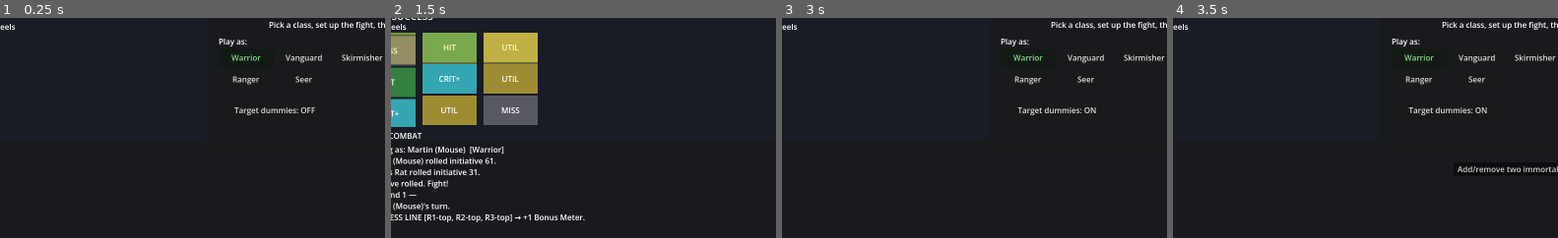
Above: before the commit, frames 1-4 (left to right).
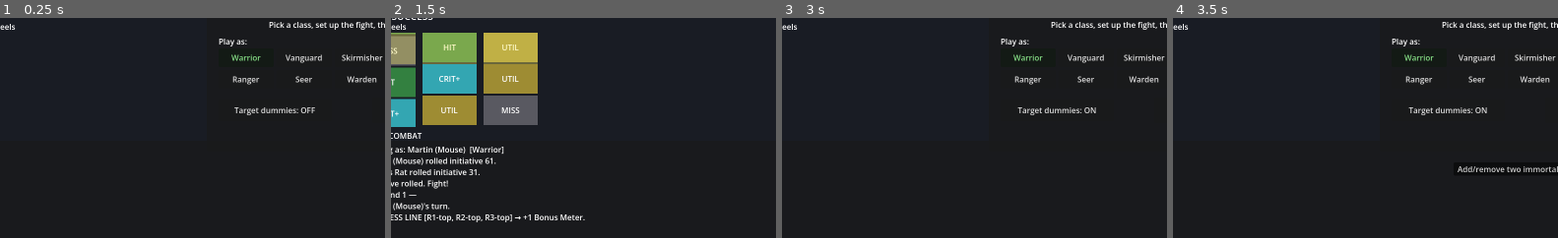
Above: after the commit, the same moments.

Repository: djkipyaboy/bunnies
Game: Godot game, scene res://combat/combat.tscn
Two runs of this game, one before a commit and one after it. Both use one fixed random seed, a clock stepped at 60 frames per second and the inputs below.
Inputs:
- Up to frame 1 (0.25 s): no input
- Up to frame 2 (1.5 s): click "BEGIN FIGHT" at 0.5 s; click "SPIN" at 1.25 s
- Up to frame 3 (3 s): click "Paylines" at 2 s; click "Target dummies: OFF" at 2.75 s
- Up to frame 4 (3.5 s): no input
The pictures show only the part of the screen within x 5-55%, y 39-89%; the shares and areas given below are measured in that part.

The runs differ from the first frame. In frame 1, 0.1% of the frame differs, in the area x 90-98%, y 26-30%; in frame 2, nothing differs; in frame 3, 0.1%; in frame 4, 0.1%.

Commit message:
feat(warden): register Warden class (Earth, Rallying Cry + Earthquake, meter 15)
Co-Authored-By: Claude Opus 4.8 <noreply@anthropic.com>

Diff:
--- a/combat/class_library.gd
+++ b/combat/class_library.gd
@@ -5,7 +5,7 @@
 ## returns a FRESH CharacterClass each call. Values are [ASSUMPTION] placeholders — tune by playtest.
 ## (CharacterClass is a Resource, so these can migrate to authored .tres later.)
 
-const IDS: Array[StringName] = [&"warrior", &"vanguard", &"skirmisher", &"chancer", &"ranger", &"seer"]
+const IDS: Array[StringName] = [&"warrior", &"vanguard", &"skirmisher", &"chancer", &"ranger", &"seer", &"warden"]
 
 static func _stats(mi: int, fi: int, vi: int, fo: int, gr: int, lu: int) -> Stats:
 	var s: Stats = Stats.new()
@@ -18,6 +18,7 @@
 	var storm: DamageType = load("res://combat/resources/types/storm.tres")
 	var piercing: DamageType = load("res://combat/resources/types/piercing.tres")
 	var mystic: DamageType = load("res://combat/resources/types/mystic.tres")
+	var earth: DamageType = load("res://combat/resources/types/earth.tres")
 	match id:
 		&"warrior":
 			# Balanced bruiser (the canonical Martin). Base ability Rend → stacking BLEED (§4B).
@@ -104,5 +105,20 @@
 			c.ability_id = &"select_fate"; c.ability_cost = 6; c.ability_resource = &"mana"
 			c.ultimate_id = &"big_bang"
 			return c
+		&"warden":
+			# Earth caster-guardian: 3-reel Earthstave, mana-only. Base Rallying Cry shields the party;
+			# Ultimate Earthquake nukes one + half-splashes others + STUNS every enemy hit (spec 2026-06-29).
+			var c: CharacterClass = CharacterClass.new()
+			c.display_name = "Warden (Mole)"; c.species = "Mole"
+			c.base_stats = _stats(1, 1, 3, 4, 2, 0)
+			c.weapon_base_damage = 9.0; c.weapon_type = earth; c.reel_count = 3
+			c.defense_type = earth
+			# [ASSUMPTION] HP 300 for testing; meter_cap 15 — match the Seer per player directive (15/15).
+			c.base_max_hp = 300; c.base_max_stamina = 0; c.base_meter_floor = 3; c.meter_cap = 15
+			# Mana-only: max = base 8 + Focus 4 = 12, starts full, +1/turn. [ASSUMPTION] tune by playtest.
+			c.base_max_mana = 8; c.start_mana = 12; c.mana_regen = 1
+			c.ability_id = &"rallying_cry"; c.ability_cost = 4; c.ability_resource = &"mana"
+			c.ultimate_id = &"earthquake"
+			return c
 		_:
 			return null
--- a/tests/test_class_library.gd
+++ b/tests/test_class_library.gd
@@ -48,7 +48,15 @@
 	_check(seer.base_max_stamina == 0 and seer.base_max_mana == 9, "seer is mana-only (sta 0, mana base 9)")
 
 	_check(ClassLibrary.make(&"nope") == null, "unknown id -> null")
-	_check(ClassLibrary.IDS.size() == 6, "6 classes registered (+ Seer)")
+	_check(ClassLibrary.IDS.size() == 7, "7 classes registered (full roster incl. Warden)")
+
+	# Warden: Earth Earthstave, 3 reels, mana-only 12, Rallying Cry (mana) + Earthquake.
+	var warden: CharacterClass = ClassLibrary.make(&"warden")
+	_check(warden.reel_count == 3 and warden.weapon_base_damage == 9.0, "warden: 3 reels, Earthstave base 9")
+	_check(warden.ability_id == &"rallying_cry" and warden.ability_cost == 4 and warden.ability_resource == &"mana", "warden ability = rallying_cry (4 mana)")
+	_check(warden.ultimate_id == &"earthquake", "warden ultimate = earthquake")
+	_check(warden.base_max_stamina == 0 and warden.base_max_mana == 8, "warden is mana-only (sta 0, mana base 8)")
+	_check(warden.meter_cap == 15, "warden meter cap 15 (match Seer)")
 
 	# Each class builds a valid combatant end-to-end.
 	for id: StringName in ClassLibrary.IDS:
--- /dev/null
+++ b/tests/test_warden_class.gd
@@ -0,0 +1,36 @@
+extends SceneTree
+
+# Headless test: the Warden class profile (spec 2026-06-29 §2). Earth Earthstave, 3 reels, mana-only
+# 12/12, meter cap 15, Rallying Cry (mana) + Earthquake. Luck 0 (Chancer-exclusive).
+# Run: "/c/Bunnies/bunnies-main/Godot_v4.6.3-stable_win64_console.exe" --headless --path . --script res://tests/test_warden_class.gd
+
+var _failures: int = 0
+func _check(c: bool, l: String) -> void:
+	if c: print("  ok: ", l)
+	else: _failures += 1; push_error("FAIL: " + l); print("  FAIL: ", l)
+
+func _initialize() -> void:
+	_check(&"warden" in ClassLibrary.IDS, "warden is registered in ClassLibrary.IDS")
+
+	var cc: CharacterClass = ClassLibrary.make(&"warden")
+	_check(cc != null, "ClassLibrary.make(&\"warden\") returns a class")
+	_check(cc.reel_count == 3, "3 reels (got %d)" % cc.reel_count)
+	_check(cc.weapon_base_damage == 9.0, "Earthstave base 9 (got %s)" % str(cc.weapon_base_damage))
+	_check(cc.ability_id == &"rallying_cry" and cc.ability_resource == &"mana" and cc.ability_cost == 4, "Rallying Cry: 4 mana")
+	_check(cc.ultimate_id == &"earthquake", "Ultimate is Earthquake")
+	_check(cc.meter_cap == 15, "meter cap 15 (match Seer, got %d)" % cc.meter_cap)
+	_check(cc.base_max_stamina == 0, "mana-only (no stamina)")
+	_check(cc.base_stats.luck == 0, "Luck 0 (Chancer-exclusive)")
+
+	# Built combatant: mana-only pool derives to 12 (base 8 + Focus 4), starts full, no stamina rail.
+	var w: Combatant = cc.build_combatant(true)
+	_check(w.resource_pool.max_mana == 12, "max_mana = 8 + Focus 4 = 12 (got %d)" % w.resource_pool.max_mana)
+	_check(w.resource_pool.mana == 12, "starts at full mana (got %d)" % w.resource_pool.mana)
+	_check(w.resource_pool.max_stamina == 0, "no stamina rail (got %d)" % w.resource_pool.max_stamina)
+	_check(w.bonus_meter.cap == 15, "combatant meter cap 15")
+	_check(w.weapon.reels.size() == 3, "weapon has 3 reels")
+	var earth: DamageType = load("res://combat/resources/types/earth.tres")
+	_check(w.weapon_type() == earth, "weapon type is Earth")
+
+	print(("WARDEN CLASS TEST PASSED" if _failures == 0 else "WARDEN CLASS TEST FAILED: %d" % _failures))
+	quit(_failures)
